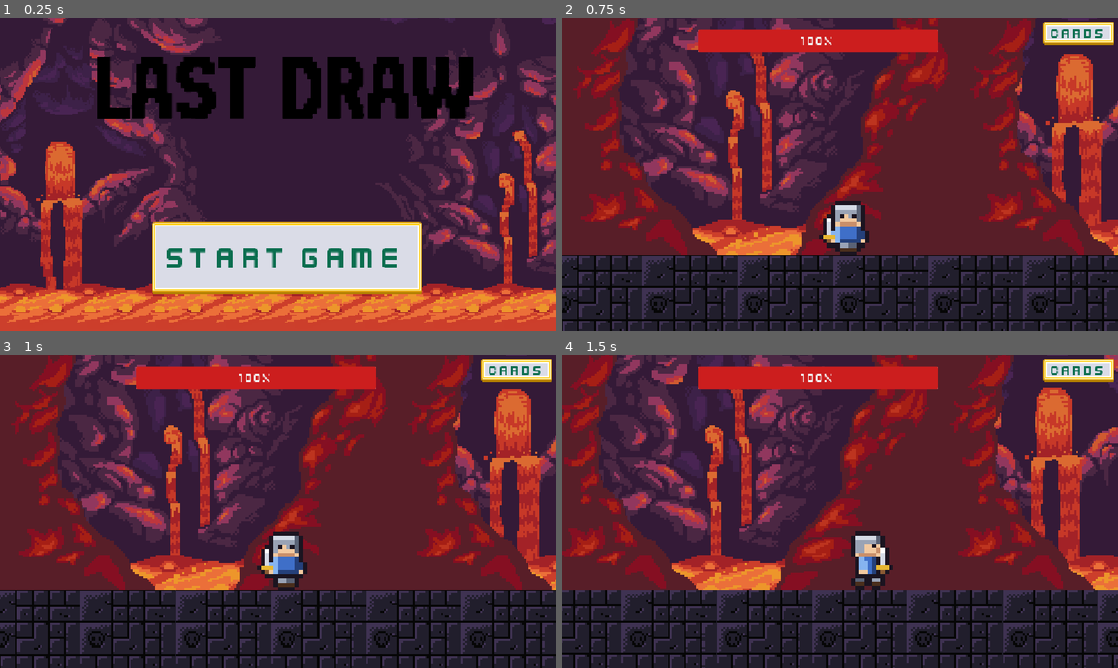
Above: before the commit, frames 1-4 (two rows, left to right).
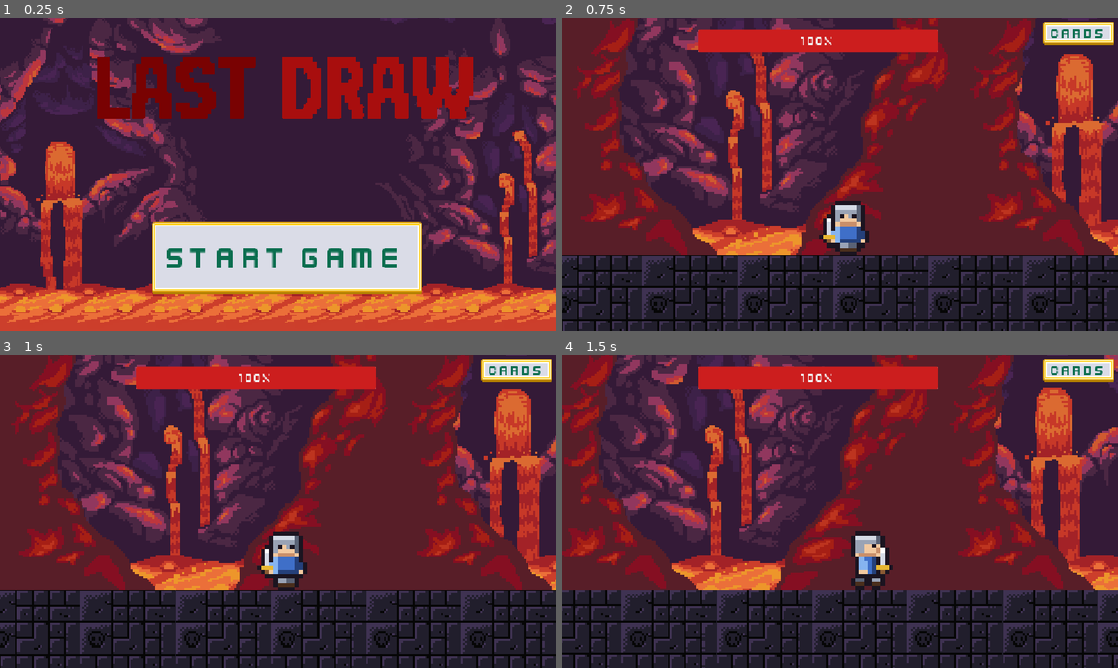
Above: after the commit, the same moments.

Repository: BillNyeFan123-creator/rebound
Game: Godot game, scene res://start_screen.tscn
Two runs of this game, one before a commit and one after it. Both use one fixed random seed, a clock stepped at 60 frames per second and the inputs below.
Inputs (mouse positions are in pixels of both pictures, inside the frame that each line leads up to):
- Up to frame 1 (0.25 s): no input
- Up to frame 2 (0.75 s): click "Start Game" at 0.5 s
- Up to frame 3 (1 s): no input
- Up to frame 4 (1.5 s): move the mouse to (962, 495) at 1.27 s; hold D (move_right) from 1.28 s (still down); tap X (attack) at 1.35 s

The runs differ from the first frame. In frame 1, 7.7% of the frame differs, in the area x 17-86%, y 12-33%; in frame 2, nothing differs; in frame 3, nothing differs; in frame 4, nothing differs.

Commit message:
1.5s invulnerability after respawn (prevents spawn-kill by falling slimes)

Diff:
--- a/scripts/player/player.gd
+++ b/scripts/player/player.gd
@@ -173,3 +173,5 @@
 	velocity = Vector2.ZERO
 	dash_time = 0.0
 	reset_health()
+	# Grace period: ceiling spawners can drop slimes right on the spawn point.
+	invuln_timer = 1.5
Binary file changed: assets/GameUI/Title/title(1).png
